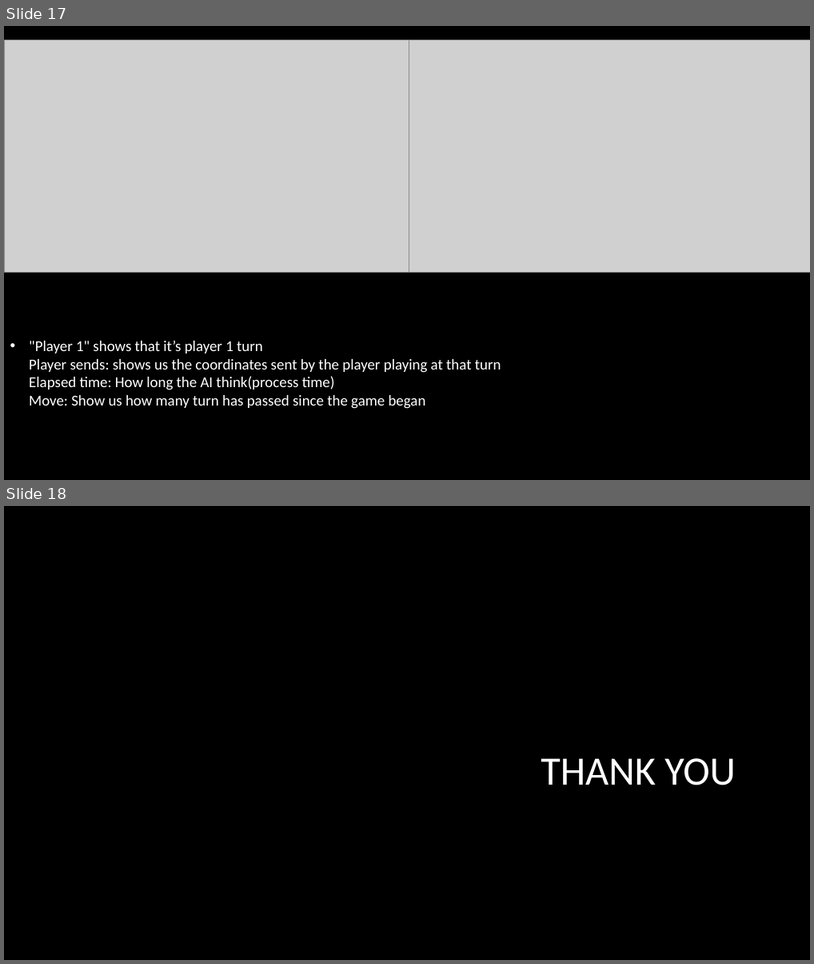
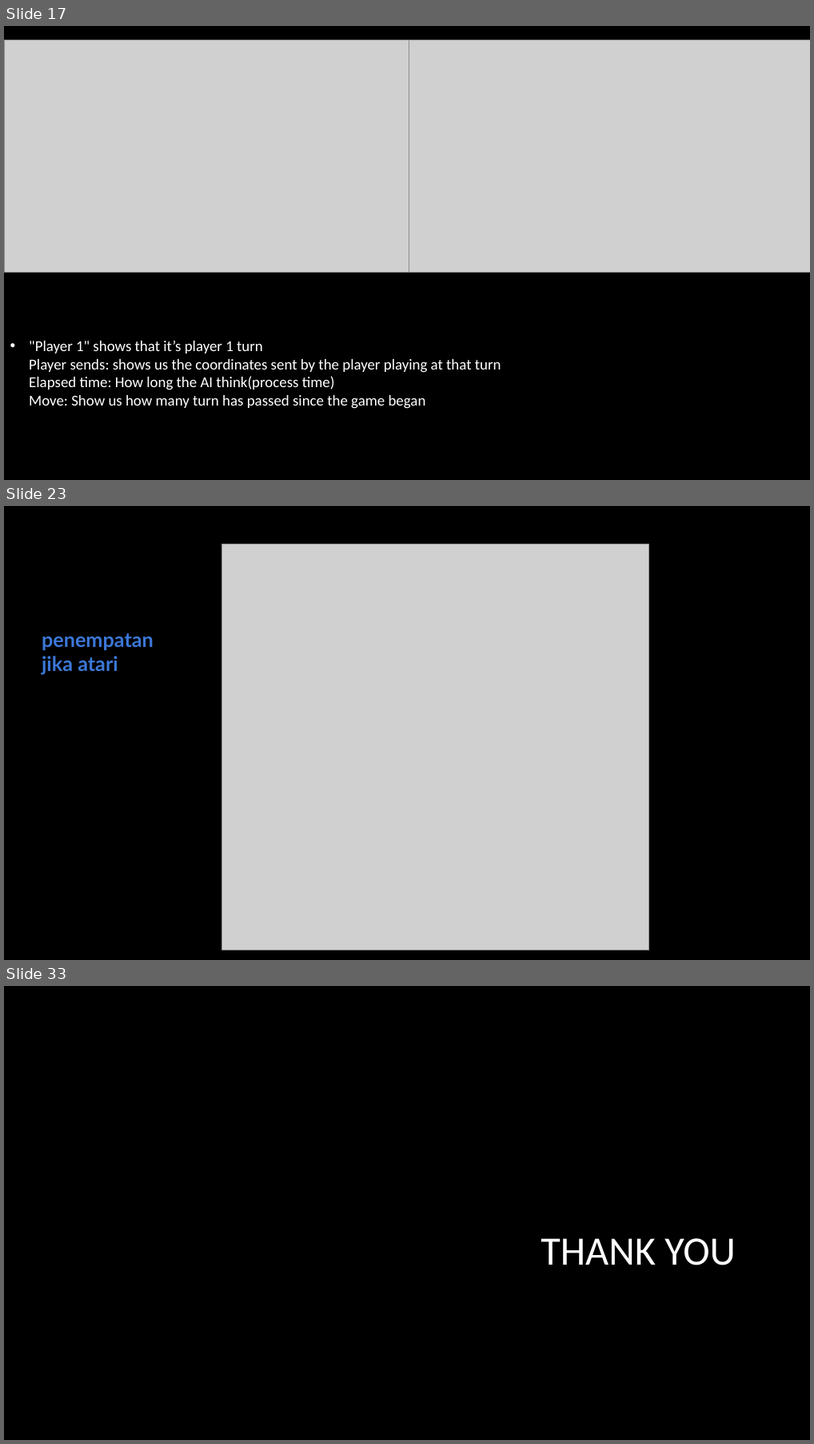
Before and after one commit to KBDoraemon/TugasKB, a slide deck: proyek/Computer GO.pptx. Shown one above the other, each under a label of ours: slides 17 and 18 before the commit, slides 17, 23 and 33 after it; the slides between them are not shown. The pictures are 814x964 and 814x1444 pixels, drawn with LibreOffice and Linux fonts; fonts in the diff are those of the drawing; grey boxes stand for pictures; background and template pictures are left out. Boxes give left, top, right and bottom in pixels: in the first picture for what was removed or moved away, otherwise in the second. Text is boxed around its words. In the diff, an @@ line names an element or a change of style, - is before the commit and + after.

```diff
--- a/proyek/Computer GO.pptx
+++ b/proyek/Computer GO.pptx
@@ slide 23 added at [4,506,810,960], background picture (left out) @@
@@ picture added at [222,544,649,949] @@
@@ text added at [42,633,154,674], 24 pt, text #3C78D8, bold @@
+penempatan jika atari
@@ what was slide 18 is now slide 33 @@
```
Also in this commit, not shown: 14 other slides added.
